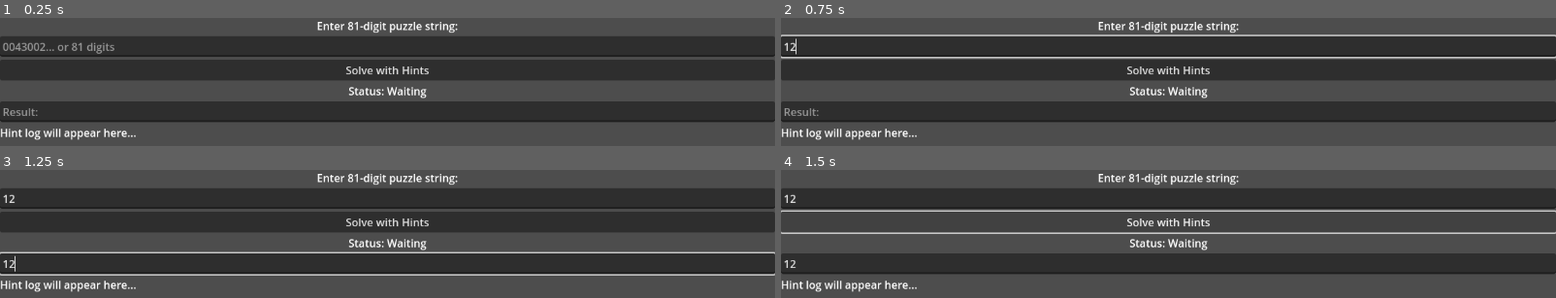
Above: before the commit, frames 1-4 (two rows, left to right).
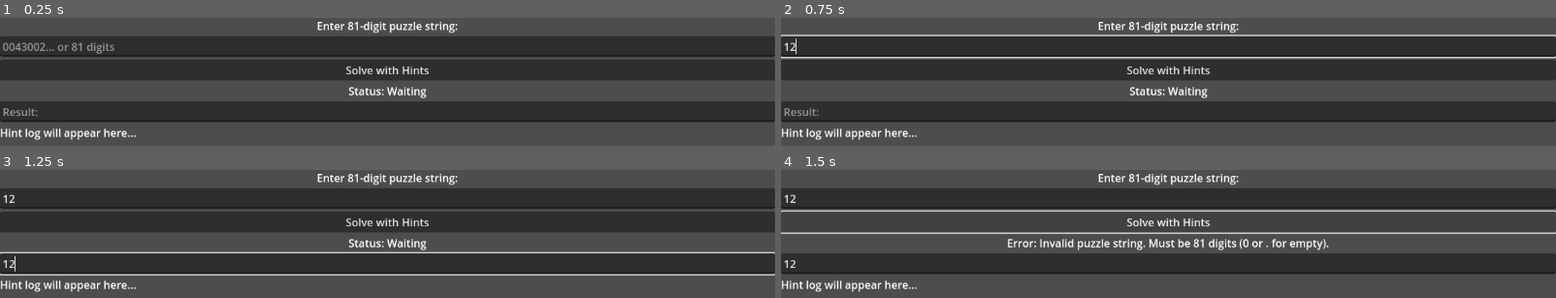
Above: after the commit, the same moments.

Repository: emmertex/nice_sudoku
Game: Godot game, scene res://tests/manual_test/manual_solver_test.tscn
Same seed, same stepped clock (60 frames per second), same inputs: the game is played once before the commit and once after it. This scene is started directly instead of the project's main scene.
Inputs (mouse positions are in pixels of both pictures, inside the frame that each line leads up to):
- Up to frame 1 (0.25 s): no input
- Up to frame 2 (0.75 s): click (1168, 46) at 0.52 s; type "12" at 0.6 s
- Up to frame 3 (1.25 s): click (387, 263) at 0.75 s; type "12" at 0.83 s
- Up to frame 4 (1.5 s): click "Solve with Hints" at 1.25 s

Frames 1-3 are identical in both runs. In frame 4, 1.5% of the frame differs, in the area x 29-71%, y 53-63%.
Error before the commit: Parse Error: Cannot find member "SIMPLE_COLORING" in base "Hint.HintTechnique". (res://tests/manual_test/manual_solver_test.gd:143)

Commit message:
XY-Chains now working as intended

Diff:
--- a/hint_generator.gd
+++ b/hint_generator.gd
@@ -713,12 +713,14 @@
 	for _i in range(nodes.size()): adj.append([])
 
 	for d in range(9):
-		# Rows
+		# Rows: connect all bivalue cells in the row sharing digit d
 		for rr in range(9):
 			var positions: Array = []
 			for cc in range(9):
-				if sudoku.grid[rr][cc] == 0 and _get_candidates(rr,cc).get_bit(d): positions.append(Vector2i(rr,cc))
-			if positions.size() == 2 and pos_to_idx.has(positions[0]) and pos_to_idx.has(positions[1]):
+				if sudoku.grid[rr][cc] == 0 and _get_candidates(rr,cc).get_bit(d):
+					var pos = Vector2i(rr,cc)
+					if pos_to_idx.has(pos): positions.append(pos)
+			if positions.size() == 2:
 				var a = pos_to_idx[positions[0]]
 				var b = pos_to_idx[positions[1]]
 				adj[a].append({"to": b, "digit": d})
@@ -727,8 +729,10 @@
 		for cc in range(9):
 			var positions2: Array = []
 			for rr in range(9):
-				if sudoku.grid[rr][cc] == 0 and _get_candidates(rr,cc).get_bit(d): positions2.append(Vector2i(rr,cc))
-			if positions2.size() == 2 and pos_to_idx.has(positions2[0]) and pos_to_idx.has(positions2[1]):
+				if sudoku.grid[rr][cc] == 0 and _get_candidates(rr,cc).get_bit(d):
+					var pos2 = Vector2i(rr,cc)
+					if pos_to_idx.has(pos2): positions2.append(pos2)
+			if positions2.size() == 2:
 				var a2 = pos_to_idx[positions2[0]]
 				var b2 = pos_to_idx[positions2[1]]
 				adj[a2].append({"to": b2, "digit": d})
@@ -738,8 +742,9 @@
 			var positions3: Array = []
 			for i in range(9):
 				var p = Cardinals.box_to_rc(box_idx, i)
-				if sudoku.grid[p.x][p.y] == 0 and _get_candidates(p.x,p.y).get_bit(d): positions3.append(p)
-			if positions3.size() == 2 and pos_to_idx.has(positions3[0]) and pos_to_idx.has(positions3[1]):
+				if sudoku.grid[p.x][p.y] == 0 and _get_candidates(p.x,p.y).get_bit(d):
+					if pos_to_idx.has(p): positions3.append(p)
+			if positions3.size() == 2:
 				var a3 = pos_to_idx[positions3[0]]
 				var b3 = pos_to_idx[positions3[1]]
 				adj[a3].append({"to": b3, "digit": d})
@@ -761,68 +766,75 @@
 	visited[visit_key] = true
 
 	for edge in adj[curr_idx]:
-		if edge.digit != curr_active_digit:
+		# On the very first hop (path.size()==1), allow using either digit from the start cell.
+		# Otherwise, the edge must match the current active digit.
+		if not (edge.digit == curr_active_digit or (path.size() == 1 and (edge.digit == nodes[start_idx].pair[0] or edge.digit == nodes[start_idx].pair[1]))):
 			continue
 		var next_idx = edge.to
 		var pair: PackedInt32Array = nodes[next_idx].pair
-		if pair.find(curr_active_digit) == -1:
+		var used_digit = edge.digit
+		if pair.find(used_digit) == -1:
 			continue
-		var next_active = pair[0] if pair[1] == curr_active_digit else pair[1]
+		var next_active = pair[0] if pair[1] == used_digit else pair[1]
 		var new_path = path.duplicate()
 		new_path.append(next_idx)
 
-		if next_active == start_digit and new_path.size() >= 2:
+		if next_active == start_digit and new_path.size() >= 3:
 			var a = nodes[start_idx].pos
 			var b = nodes[next_idx].pos
-			var elim_cells: Array[Vector2i] = []
-			for r in range(9):
-				for c in range(9):
-					if sudoku.grid[r][c] != 0: continue
-					if not _get_candidates(r,c).get_bit(start_digit): continue
-					var v = Vector2i(r,c)
-					if _are_peers(v, a) and _are_peers(v, b) and v != a and v != b:
-						elim_cells.append(v)
-			if elim_cells.size() > 0:
-				var key = str(start_idx) + ":" + str(next_idx) + ":" + str(start_digit)
-				if not emitted.has(key):
-					var start_pair: PackedInt32Array = nodes[start_idx].pair
-					var end_pair: PackedInt32Array = nodes[next_idx].pair
-					var is_two_node = new_path.size() == 2
-					var same_pair = (start_pair[0] == end_pair[0] and start_pair[1] == end_pair[1]) or (start_pair[0] == end_pair[1] and start_pair[1] == end_pair[0])
-					var technique = Hint.HintTechnique.W_WING if is_two_node and same_pair else Hint.HintTechnique.XY_CHAIN
+			var key = str(start_idx) + ":" + str(next_idx) + ":" + str(start_digit)
+			if not emitted.has(key):
+				var start_pair: PackedInt32Array = nodes[start_idx].pair
+				var end_pair: PackedInt32Array = nodes[next_idx].pair
+				var is_two_node = new_path.size() == 2
+				var same_pair = (start_pair[0] == end_pair[0] and start_pair[1] == end_pair[1]) or (start_pair[0] == end_pair[1] and start_pair[1] == end_pair[0])
+				var technique = Hint.HintTechnique.W_WING if is_two_node and same_pair else Hint.HintTechnique.XY_CHAIN
+				# Determine which digit is eliminated and collect correct targets
+				var elim_digit = start_digit
+				if technique == Hint.HintTechnique.W_WING:
+					var pair0 = nodes[start_idx].pair
+					var other_digit = pair0[0] if pair0[1] == used_digit else pair0[1]
+					elim_digit = other_digit
+				var elim_cells: Array[Vector2i] = []
+				for r in range(9):
+					for c in range(9):
+						if sudoku.grid[r][c] != 0: continue
+						if not _get_candidates(r,c).get_bit(elim_digit): continue
+						var v = Vector2i(r,c)
+						if _are_peers(v, a) and _are_peers(v, b) and v != a and v != b:
+							elim_cells.append(v)
+				if elim_cells.size() > 0:
 					var hint = Hint.new(technique, "")
 					for idx in new_path:
 						hint.cells.append(nodes[idx].pos)
-					var elim_digit_display = start_digit + 1
-					if technique == Hint.HintTechnique.W_WING:
-						var pair0 = nodes[start_idx].pair
-						var other_digit = pair0[0] if pair0[1] == curr_active_digit else pair0[1]
-						elim_digit_display = other_digit + 1
 					for v in elim_cells:
 						hint.elim_cells.append(v)
-					hint.elim_numbers.append(elim_digit_display)
+					hint.elim_numbers.append(elim_digit + 1)
 					if technique == Hint.HintTechnique.XY_CHAIN:
 						var chain_text = []
 						for i in range(new_path.size()):
 							chain_text.append(_format_cell_list([nodes[new_path[i]].pos]) + " {" + str(nodes[new_path[i]].pair[0]+1) + "/" + str(nodes[new_path[i]].pair[1]+1) + "}")
-						var s1 = "XY-Chain on digit %d: %s" % [start_digit + 1, " -> ".join(chain_text)]
+						var s1 = "XY-Chain on digit %d: %s" % [elim_digit + 1, " -> ".join(chain_text)]
 						hint.add_step(s1, hint.cells.duplicate())
-						var s2 = "Endpoints both force %d. Any cell seeing both endpoints cannot be %d." % [start_digit + 1, start_digit + 1]
+						var s2 = "Endpoints both force %d. Any cell seeing both endpoints cannot be %d." % [elim_digit + 1, elim_digit + 1]
 						hint.add_step(s2, [nodes[start_idx].pos, nodes[next_idx].pos])
-						var s3 = "Eliminate %d from: %s" % [start_digit + 1, _format_cell_list(hint.elim_cells)]
-						hint.add_step(s3, [], [], [], hint.elim_cells.duplicate(), [start_digit + 1])
+						var s3 = "Eliminate %d from: %s" % [elim_digit + 1, _format_cell_list(hint.elim_cells)]
+						hint.add_step(s3, [], [], [], hint.elim_cells.duplicate(), [elim_digit + 1])
 						hint.description = s1 + "\n\n" + s2 + "\n\n" + s3
+						hints.append(hint)
+						emitted[key] = true
 					else:
 						var pair_disp = "{" + str(nodes[start_idx].pair[0]+1) + "/" + str(nodes[start_idx].pair[1]+1) + "}"
 						var s1w = "W-Wing: two bivalue cells %s at %s and %s, linked on one candidate forming a conjugate pair." % [pair_disp, _format_cell_list([nodes[start_idx].pos]), _format_cell_list([nodes[next_idx].pos])]
 						hint.add_step(s1w, [nodes[start_idx].pos, nodes[next_idx].pos])
-						var s2w = "Thus the other candidate (%d) is synchronized; any cell seeing both endpoints cannot be %d." % [elim_digit_display, elim_digit_display]
+						var s2w = "Thus the other candidate (%d) is synchronized; any cell seeing both endpoints cannot be %d." % [elim_digit + 1, elim_digit + 1]
 						hint.add_step(s2w, [nodes[start_idx].pos, nodes[next_idx].pos])
-						var s3w = "Eliminate %d from: %s" % [elim_digit_display, _format_cell_list(hint.elim_cells)]
-						hint.add_step(s3w, [], [], [], hint.elim_cells.duplicate(), [elim_digit_display])
+						var s3w = "Eliminate %d from: %s" % [elim_digit + 1, _format_cell_list(hint.elim_cells)]
+						hint.add_step(s3w, [], [], [], hint.elim_cells.duplicate(), [elim_digit + 1])
 						hint.description = s1w + "\n\n" + s2w + "\n\n" + s3w
-					hints.append(hint)
-					emitted[key] = true
+						hints.append(hint)
+						emitted[key] = true
+		# No-op for other cases; continue exploring chain
 
 		_xychain_dfs(nodes, adj, next_idx, next_active, start_idx, start_digit, visited, new_path, hints, emitted)
 
--- a/tests/manual_test/manual_solver_test.gd
+++ b/tests/manual_test/manual_solver_test.gd
@@ -140,7 +140,7 @@
 			return 1
 		Hint.HintTechnique.NAKED_PAIR_ROW, Hint.HintTechnique.NAKED_PAIR_COL, Hint.HintTechnique.NAKED_PAIR_BOX, Hint.HintTechnique.POINTING_PAIR, Hint.HintTechnique.BOX_LINE_REDUCTION:
 			return 2
-		Hint.HintTechnique.NAKED_TRIPLE_ROW, Hint.HintTechnique.NA …(137 unchanged characters)… ique.NAKED_QUAD_BOX, Hint.HintTechnique.SIMPLE_COLORING, Hint.HintTechnique.X_WING_ROW, Hint.HintTechnique.X_WING_COL:
+		Hint.HintTechnique.NAKED_TRIPLE_ROW, Hint.HintTechnique.NA …(137 unchanged characters)… ique.NAKED_QUAD_BOX, Hint.HintTechnique.X_WING_ROW, Hint.HintTechnique.X_WING_COL:
 			return 3
 		Hint.HintTechnique.SWORDFISH_ROW, Hint.HintTechnique.SWORDFISH_COL, Hint.HintTechnique.XY_CHAIN, Hint.HintTechnique.W_WING:
 			return 4
--- a/tests/test_solvers.gd
+++ b/tests/test_solvers.gd
@@ -30,6 +30,7 @@
 	if not test_naked_triple_box(): _failed += 1
 	if not test_x_wing_row(): _failed += 1
 	if not test_x_wing_column(): _failed += 1
+	if not test_xy_chain_type2(): _failed += 1
 	if not test_backtracking_solver(): _failed += 1
 	return _failed
 
@@ -207,6 +208,30 @@
 		print("Test X-Wing (Column) FAILED")
 		return false
 	print("Test X-Wing (Column) PASSED")
+	return true
+
+func test_xy_chain_type2() -> bool:
+	var Sudoku = load("res://sudoku_code.gd")
+	var SudokuHintGenerator = load("res://hint_generator.gd")
+	var Hint = load("res://hint.gd")
+	var sudoku = Sudoku.new()
+	var hint_generator = SudokuHintGenerator.new()
+	hint_generator.sudoku = sudoku
+	# Reported regression puzzle
+	var puzzle_str = "706005004300000090000000520000009430100007008000800001820090070609000000000003009"
+	sudoku.load_puzzle_from_string(puzzle_str)
+	var hints = hint_generator.get_hints()
+	var found_xy = false
+	for hint in hints:
+		if hint.technique == Hint.HintTechnique.XY_CHAIN:
+			# Expect elimination of 9 from (1,6) -> zero-based (0,5)
+			if hint.elim_numbers.has(9) and hint.elim_cells.has(Vector2i(0, 5)):
+				found_xy = true
+				break
+	if not found_xy:
+		print("Test XY-Chain Type2 Endpoint Elimination FAILED")
+		return false
+	print("Test XY-Chain Type2 Endpoint Elimination PASSED")
 	return true
 
 func test_backtracking_solver() -> bool:
Not shown, changed: .gitignore
